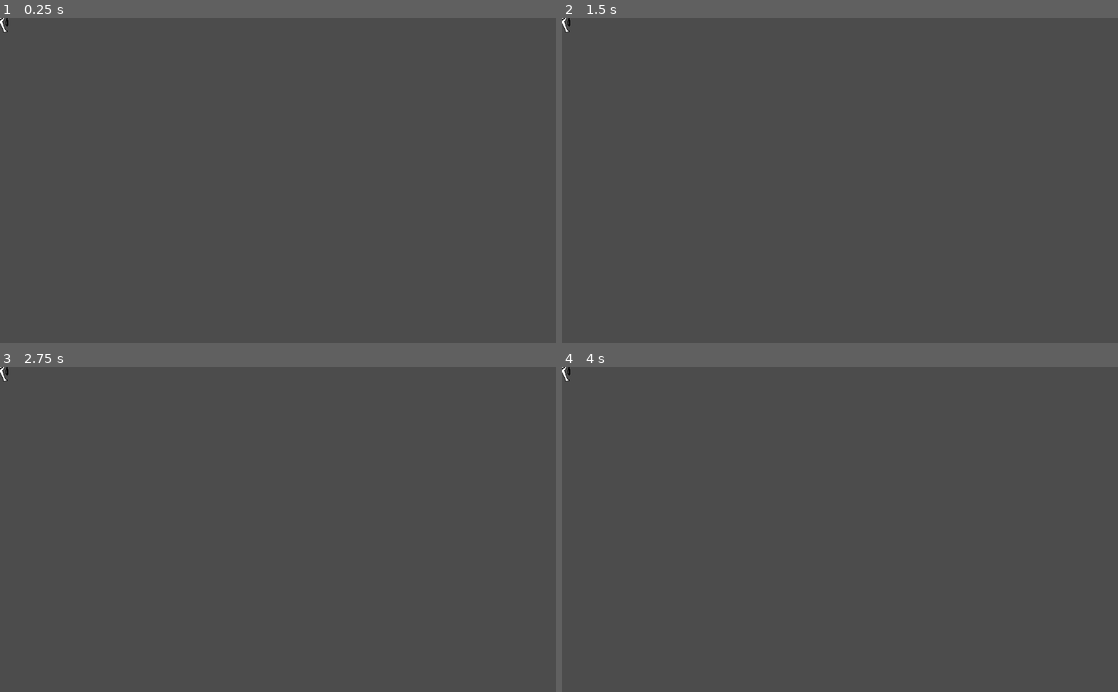
Above: before the commit, frames 1-4 (two rows, left to right).
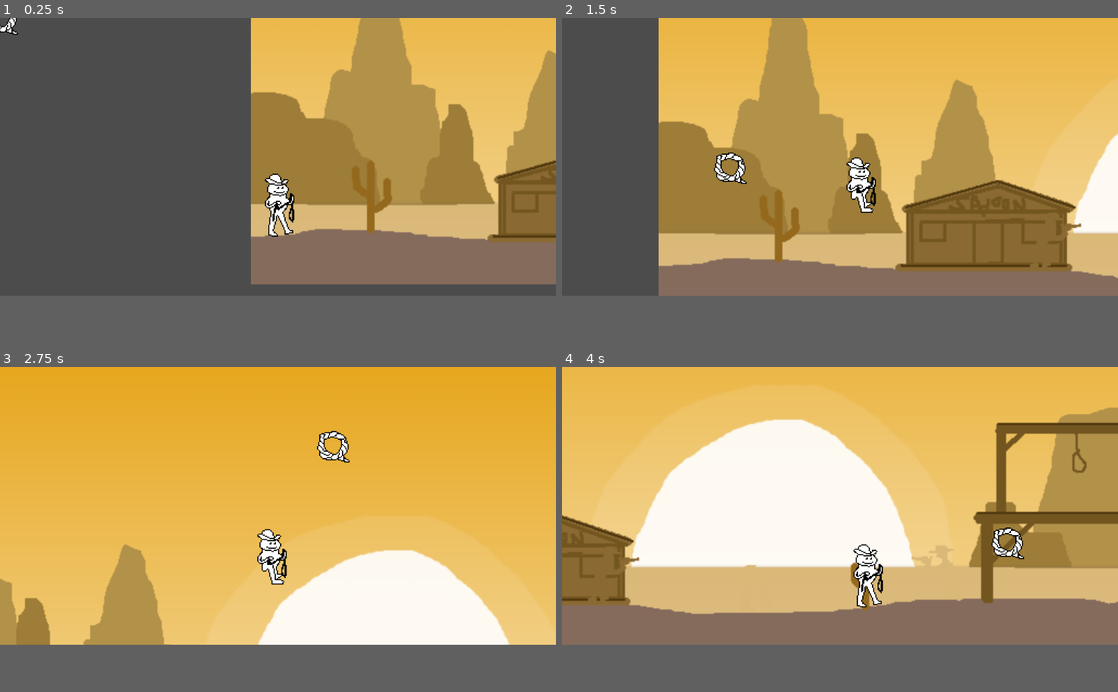
Above: after the commit, the same moments.

Repository: Raphiell/Hung-on-Justice
Game: Godot game, scene res://scene/test.tscn
The game is run twice, just before and just after one commit, with the same random seed, the same clock (stepped at 60 frames per second) and the same inputs. Before the commit the project has no main scene; this scene is started directly in both runs.
Inputs (mouse positions are in pixels of both pictures, inside the frame that each line leads up to):
- Up to frame 1 (0.25 s): no input
- Up to frame 2 (1.5 s): move the mouse to (962, 164) at 0.52 s; hold Right (ui_right) from 0.53 s (still down); tap Space (jump, bound only after the commit) at 0.6, 0.77, 1.07, 1.35 s; move the mouse to (728, 196) at 1.27 s
- Up to frame 3 (2.75 s): tap Space (jump, bound only after the commit) at 1.52, 1.82, 2.1 s; move the mouse to (333, 458) at 2.02 s; release Right (ui_right) at 2.03 s; hold Left (ui_left) from 2.03 s (still down)
- Up to frame 4 (4 s): move the mouse to (812, 594) at 2.77 s; release Left (ui_left) at 2.78 s; hold Right (ui_right) from 2.78 s (still down); tap Space (jump, bound only after the commit) at 2.85, 3.02, 3.32, 3.6, 3.77 s; move the mouse to (1006, 578) at 3.52 s
In our replay, the window is 800x468 before the commit and 800x400 after it. These sizes can differ from the game's own. Grey fills any space a smaller window leaves; there, only what the larger window draws over its background counts as a difference.

The runs differ from the first frame. In frame 1, 45% of the frame differs, in the area x 0-100%, y 0-83%; in frame 2, 71%; in frame 3, 85%, in the area x 0-100%, y 0-86%; in frame 4, 85%.

Commit message:
Added player movement

Diff:
--- a/entity/Player.gd
+++ b/entity/Player.gd
@@ -1,8 +1,139 @@
-# Controls the Player
-extends Node2D
+extends KinematicBody2D
+
+#enum states {
+#	idle,
+#	move,
+#	jump,
+#	swing,
+#	fall,
+#	dodge
+#}
+#
+#export(states) var state = states.idle
+
+# Movement
+var movement_vector : Vector2 = Vector2.ZERO
+export(float) var max_movement_speed = 300
+var movement_speed : float = 200
+export(float) var regular_decel_weight = 0.2
+var deceleration_weight : float = regular_decel_weight
+export(float) var acceleration = 10
+var lateral_input : int = 0
+
+# Jumping
+export(float) var jump_strength = 450
+var jump_buffer : float = 0
+export(float) var jump_buffer_max = 0.1 # Seconds you can hit jump before landing and still jump
+var jumping = false
+
+# Dodging
+export(float) var dodge_speed = 450
+var dodge_buffer : float = 0
+export(float) var dodge_buffer_max = 0.1 # Seconds you can hit dodge before landing and still dodge
+var dodge_roll_timer : float = 0
+export(float) var dodge_roll_timer_max = 0.2
+var dodge_roll_cooldown : float = 0
+export(float) var dodge_roll_cooldown_max = 0.5 # Seconds before you can dodge roll again
+
+# Nodes
+onready var character_sprite = $Character
+onready var camera = $Camera2D
+onready var ui = $UI
+onready var cursor = $UI/Cursor
 
 func _ready():
-	pass
+	Input.set_mouse_mode(Input.MOUSE_MODE_HIDDEN)
 
-func _process(delta):
-	pass
+func _physics_process(delta):
+	# Mouse
+	cursor.transform.origin = get_local_mouse_position()
+
+	# Gravity
+	movement_vector.y = clamp(movement_vector.y + global.GRAVITY, -9999, global.TERMINAL_VELOCITY)
+
+	if(is_on_floor() or is_on_ceiling()):
+		movement_vector.y = global.GRAVITY
+
+	# Lateral Movement
+	if(dodge_roll_timer <= 0):
+		lateral_input = 0
+		if(Input.is_action_pressed("ui_left")):
+			lateral_input = -acceleration
+		if(Input.is_action_pressed("ui_right")):
+			lateral_input = acceleration
+
+	# Jumping
+	if(Input.is_action_just_pressed("jump")):
+		jump()
+
+	# If you buffered a jump
+	if(jump_buffer > 0):
+		jump_buffer -= delta
+		# If you hit the floor at any point during the buffer, jump
+		if(is_on_floor()):
+			jump()
+
+	# Dodge Rolling
+	if(Input.is_action_just_pressed("ui_down")):
+		if(is_on_floor()):
+			dodge()
+		else:
+			# Buffer
+			dodge_buffer = dodge_buffer_max
+
+	# If you buffered a dodge
+	if(dodge_buffer > 0):
+		dodge_buffer -= delta
+		# If you hit the floor and your cooldown is over at any point during the buffer, dodge
+		if(is_on_floor() and dodge_roll_cooldown <= 0):
+			dodge()
+
+	# Dodge stopping
+	if(dodge_roll_timer > 0):
+		dodge_roll_timer -= delta
+		if(dodge_roll_timer <= 0 and !jumping):
+			movement_speed = max_movement_speed
+			character_sprite.frame = 0
+
+	# Dodge Cooldown
+	if(dodge_roll_cooldown >= 0):
+		dodge_roll_cooldown -= delta
+
+	# Horizontal motion
+	if(lateral_input != 0 or dodge_roll_timer > 0):
+		movement_vector.x = clamp(movement_vector.x + lateral_input, -movement_speed, movement_speed)
+	else:
+		movement_vector.x = lerp(movement_vector.x, 0, deceleration_weight)
+
+	move_and_slide(movement_vector, Vector2.UP)
+
+	if(jumping and is_on_floor()):
+		jumping = false
+		movement_speed = max_movement_speed
+		character_sprite.frame = 0
+		deceleration_weight = regular_decel_weight
+
+func jump():
+	# If you are on the floor
+	if(is_on_floor()):
+		movement_vector.y = -jump_strength
+		jumping = true
+		character_sprite.frame = 2
+		deceleration_weight = 0.05
+	else:
+		# Start the buffer
+		jump_buffer = jump_buffer_max
+
+func dodge():
+	if(dodge_roll_cooldown <= 0):
+		if(Input.is_action_pressed("ui_left")):
+			movement_vector.x = -dodge_speed
+		else:
+			movement_vector.x = dodge_speed
+		movement_speed = dodge_speed
+		dodge_roll_timer = dodge_roll_timer_max
+		if(!jumping):
+			character_sprite.frame = 1
+		dodge_roll_cooldown = dodge_roll_cooldown_max
+	else:
+		dodge_buffer = dodge_buffer_max
--- a/entity/Player.tscn
+++ b/entity/Player.tscn
@@ -1,12 +1,37 @@
-[gd_scene load_steps=3 format=2]
+[gd_scene load_steps=5 format=2]
 
 [ext_resource path="res://texture/cowboy slim.png" type="Texture" id=1]
 [ext_resource path="res://entity/Player.gd" type="Script" id=2]
+[ext_resource path="res://texture/cursor.png" type="Texture" id=3]
 
-[node name="Player" type="Node2D"]
+[sub_resource type="CapsuleShape2D" id=1]
+radius = 12.4881
+height = 20.4404
+
+[node name="Player" type="KinematicBody2D"]
 script = ExtResource( 2 )
 
-[node name="Sprite" type="Sprite" parent="."]
-texture = ExtResource( 1 )
+[node name="CollisionShape2D" type="CollisionShape2D" parent="."]
+position = Vector2( -0.291992, 5.2558 )
+shape = SubResource( 1 )
 
 [node name="Camera2D" type="Camera2D" parent="."]
+position = Vector2( 0, -44 )
+current = true
+zoom = Vector2( 0.5, 0.5 )
+smoothing_enabled = true
+smoothing_speed = 10.0
+
+[node name="Character" type="Sprite" parent="."]
+texture = ExtResource( 1 )
+hframes = 3
+
+[node name="UI" type="Control" parent="."]
+margin_right = 40.0
+margin_bottom = 40.0
+__meta__ = {
+"_edit_use_anchors_": false
+}
+
+[node name="Cursor" type="Sprite" parent="UI"]
+texture = ExtResource( 3 )
--- /dev/null
+++ b/global.gd
@@ -0,0 +1,4 @@
+extends Node
+
+const GRAVITY = 20
+const TERMINAL_VELOCITY = 400
--- a/project.godot
+++ b/project.godot
@@ -16,11 +16,68 @@
 [application]
 
 config/name="Hung on Justice"
+run/main_scene="res://scene/test.tscn"
 config/icon="res://icon.png"
+
+[autoload]
+
+global="*res://global.gd"
+
+[display]
+
+window/size/height=512
+
+[input]
+
+ui_select={
+"deadzone": 0.5,
+"events": [ Object(InputEventKey,"resource_local_to_scene":false,"resource_name":"","device":0,"alt":false,"shift":false,"control":false,"meta":false,"command":false,"pressed":false,"scancode":32,"unicode":0,"echo":false,"script":null)
+, Object(InputEventJoypadButton,"resource_local_to_scene":false,"resource_name":"","device":0,"button_index":3,"pressure":0.0,"pressed":false,"script":null)
+ ]
+}
+ui_left={
+"deadzone": 0.5,
+"events": [ Object(InputEventKey,"resource_local_to_scene":false,"resource_name":"","device":0,"alt":false,"shift":false,"control":false,"meta":false,"command":false,"pressed":false,"scancode":16777231,"unicode":0,"echo":false,"script":null)
+, Object(InputEventJoypadButton,"resource_local_to_scene":false,"resource_name":"","device":0,"button_index":14,"pressure":0.0,"pressed":false,"script":null)
+, Object(InputEventKey,"resource_local_to_scene":false,"resource_name":"","device":0,"alt":false,"shift":false,"control":false,"meta":false,"command":false,"pressed":false,"scancode":65,"unicode":0,"echo":false,"script":null)
+ ]
+}
+ui_right={
+"deadzone": 0.5,
+"events": [ Object(InputEventKey,"resource_local_to_scene":false,"resource_name":"","device":0,"alt":false,"shift":false,"control":false,"meta":false,"command":false,"pressed":false,"scancode":16777233,"unicode":0,"echo":false,"script":null)
+, Object(InputEventJoypadButton,"resource_local_to_scene":false,"resource_name":"","device":0,"button_index":15,"pressure":0.0,"pressed":false,"script":null)
+, Object(InputEventKey,"resource_local_to_scene":false,"resource_name":"","device":0,"alt":false,"shift":false,"control":false,"meta":false,"command":false,"pressed":false,"scancode":68,"unicode":0,"echo":false,"script":null)
+ ]
+}
+ui_up={
+"deadzone": 0.5,
+"events": [ Object(InputEventKey,"resource_local_to_scene":false,"resource_name":"","device":0,"alt":false,"shift":false,"control":false,"meta":false,"command":false,"pressed":false,"scancode":16777232,"unicode":0,"echo":false,"script":null)
+, Object(InputEventJoypadButton,"resource_local_to_scene":false,"resource_name":"","device":0,"button_index":12,"pressure":0.0,"pressed":false,"script":null)
+, Object(InputEventKey,"resource_local_to_scene":false,"resource_name":"","device":0,"alt":false,"shift":false,"control":false,"meta":false,"command":false,"pressed":false,"scancode":87,"unicode":0,"echo":false,"script":null)
+ ]
+}
+ui_down={
+"deadzone": 0.5,
+"events": [ Object(InputEventKey,"resource_local_to_scene":false,"resource_name":"","device":0,"alt":false,"shift":false,"control":false,"meta":false,"command":false,"pressed":false,"scancode":16777234,"unicode":0,"echo":false,"script":null)
+, Object(InputEventJoypadButton,"resource_local_to_scene":false,"resource_name":"","device":0,"button_index":13,"pressure":0.0,"pressed":false,"script":null)
+, Object(InputEventKey,"resource_local_to_scene":false,"resource_name":"","device":0,"alt":false,"shift":false,"control":false,"meta":false,"command":false,"pressed":false,"scancode":83,"unicode":0,"echo":false,"script":null)
+ ]
+}
+dodge={
+"deadzone": 0.5,
+"events": [ Object(InputEventKey,"resource_local_to_scene":false,"resource_name":"","device":0,"alt":false,"shift":false,"control":false,"meta":false,"command":false,"pressed":false,"scancode":16777237,"unicode":0,"echo":false,"script":null)
+ ]
+}
+jump={
+"deadzone": 0.5,
+"events": [ Object(InputEventKey,"resource_local_to_scene":false,"resource_name":"","device":0,"alt":false,"shift":false,"control":false,"meta":false,"command":false,"pressed":false,"scancode":32,"unicode":0,"echo":false,"script":null)
+ ]
+}
 
 [rendering]
 
 quality/driver/driver_name="GLES2"
+quality/2d/use_pixel_snap=true
 vram_compression/import_etc=true
 vram_compression/import_etc2=false
 environment/default_environment="res://default_env.tres"
--- a/scene/test.tscn
+++ b/scene/test.tscn
@@ -1,7 +1,42 @@
-[gd_scene load_steps=2 format=2]
+[gd_scene load_steps=6 format=2]
 
 [ext_resource path="res://entity/Player.tscn" type="PackedScene" id=1]
+[ext_resource path="res://texture/background.png" type="Texture" id=2]
+
+[sub_resource type="RectangleShape2D" id=1]
+extents = Vector2( 95.0657, 5.22509 )
+
+[sub_resource type="RectangleShape2D" id=2]
+extents = Vector2( 77.4999, 5.22509 )
+
+[sub_resource type="RectangleShape2D" id=3]
+extents = Vector2( 15.767, 5.23364 )
 
 [node name="Test" type="Node2D"]
 
+[node name="Sprite9" type="Sprite" parent="."]
+position = Vector2( 253.89, -163.119 )
+texture = ExtResource( 2 )
+
 [node name="Player" parent="." instance=ExtResource( 1 )]
+position = Vector2( -234.914, 14.7888 )
+
+[node name="StaticBody2D" type="StaticBody2D" parent="."]
+
+[node name="CollisionPolygon2D" type="CollisionPolygon2D" parent="StaticBody2D"]
+polygon = PoolVector2Array( -262.16, 50.8274, -189.669, 42.6823, -39.7996, 50.0129, 120.658, 50.0129, 190.706, 63.8595, 308.809, 58.9724, 400.848, 47.5694, 767.376, 48.384, 767.376, 93.1818, -260.531, 94.8108 )
+
+[node name="CollisionShape2D" type="CollisionShape2D" parent="StaticBody2D"]
+position = Vector2( 531.759, -26.6255 )
+shape = SubResource( 1 )
+
+[node name="CollisionShape2D2" type="CollisionShape2D" parent="StaticBody2D"]
+position = Vector2( 536.778, -109.077 )
+shape = SubResource( 2 )
+
+[node name="CollisionShape2D3" type="CollisionShape2D" parent="StaticBody2D"]
+position = Vector2( 475.6, -188.74 )
+shape = SubResource( 3 )
+
+[node name="CollisionPolygon2D2" type="CollisionPolygon2D" parent="StaticBody2D"]
+polygon = PoolVector2Array( -31.6638, -9.01661, 52.6287, -30.4672, 121.78, -7.86, 121.394, -4.51869, 119.338, -2.59101, 52.3499, -24.4533, -33.206, -2.97654, -34.4911, -5.54678 )
Binary file added: texture/background.png
Not shown, added: texture/background.png.import
Binary file added: texture/cactus.png
Not shown, added: texture/cactus.png.import
Binary file changed: texture/cowboy slim.png
Binary file added: texture/cursor.png
Not shown, added: texture/cursor.png.import
Binary file added: texture/tile.png
Not shown, added: texture/tile.png.import
